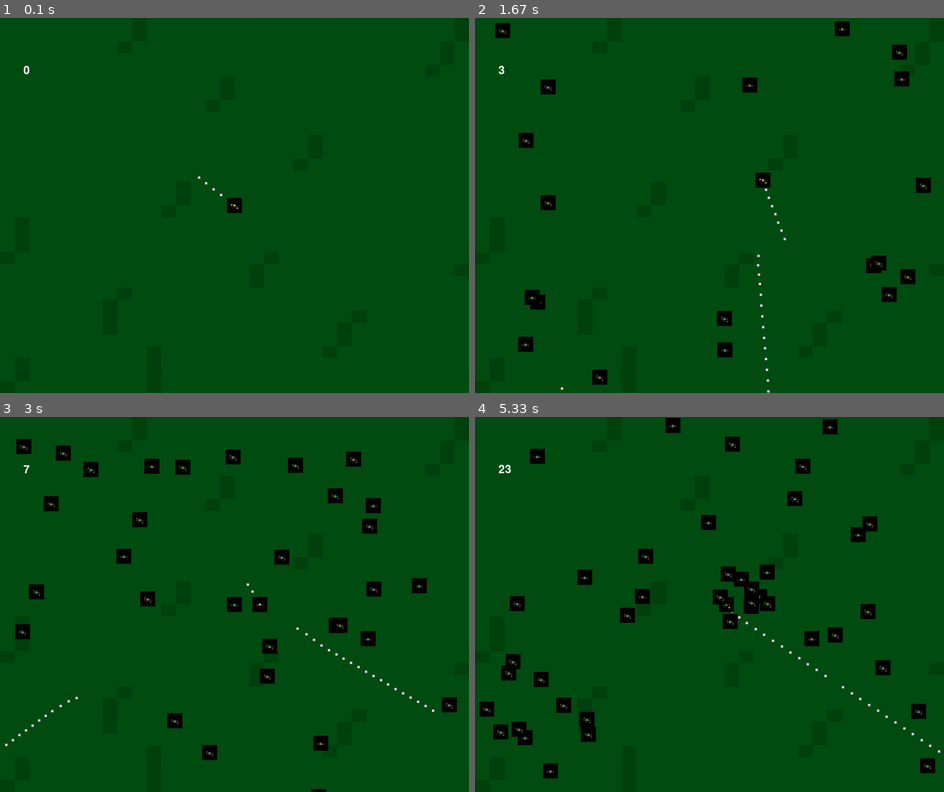
Above: before the commit, frames 1-4 (two rows, left to right).
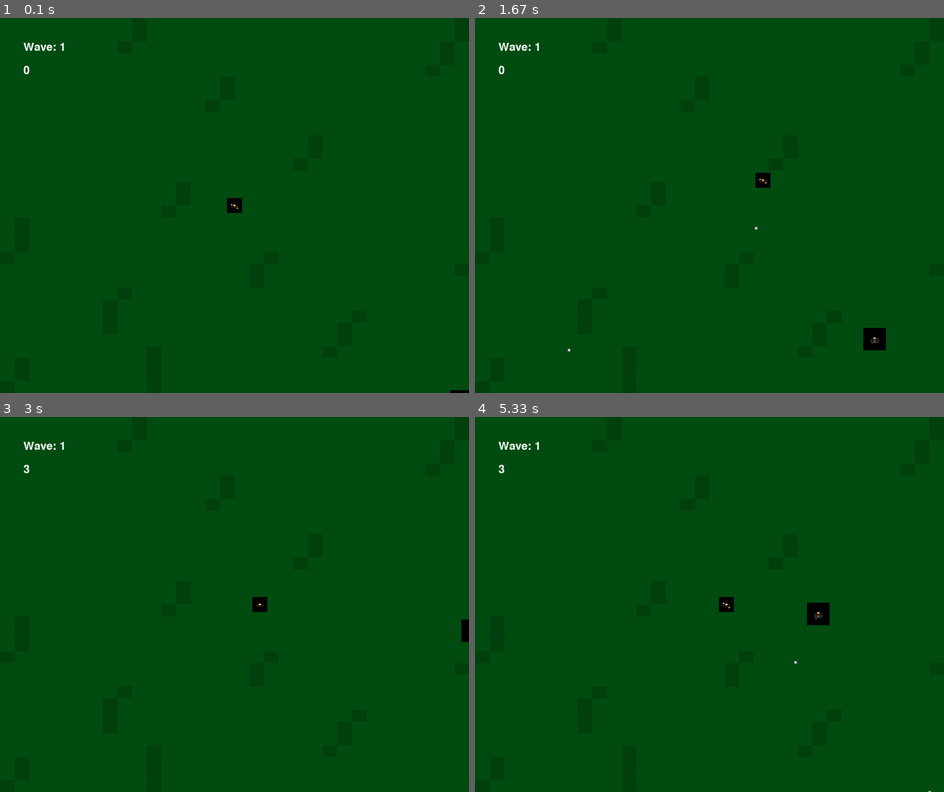
Above: after the commit, the same moments.

Repository: NotMrW/pygamesixtynine
Game: pygame game, started from main.py
The game is run twice, just before and just after one commit, with the same random seed, the same clock (stepped at 60 frames per second) and the same inputs.
Inputs (mouse positions are in pixels of both pictures, inside the frame that each line leads up to):
- Up to frame 1 (0.1 s): no input
- Up to frame 2 (1.67 s): tap Space at 0.33, 0.73, 1.03, 1.23, 1.57 s; hold Right 0.67-1.13 s; move the mouse to (690, 220) at 0.7 s; hold Up 1.17-1.47 s; move the mouse to (709, 231) at 1.2 s; hold Right from 1.5 s (still down); move the mouse to (756, 288) at 1.53 s
- Up to frame 3 (3 s): tap Space at 1.87, 2.07, 2.37, 2.63, 2.97 s; release Right at 1.97 s; hold Left 2-2.53 s; move the mouse to (89, 690) at 2.03 s; hold Down 2.57-2.87 s; move the mouse to (408, 735) at 2.6 s; hold Left from 2.9 s (still down); move the mouse to (112, 465) at 2.93 s
- Up to frame 4 (5.33 s): tap Space at 3.27, 3.4, 3.8, 4.1, 4.47, 4.87, 5.17 s; release Left at 3.3 s; hold Up 3.33-3.7 s; move the mouse to (596, 529) at 3.37 s; hold Right 3.73-4.37 s; move the mouse to (686, 702) at 3.77 s; hold Down 4.4-4.77 s; move the mouse to (709, 649) at 4.43 s; hold Left 4.8-5.27 s; move the mouse to (887, 747) at 4.83 s; hold Right from 5.3 s (still down)

The runs differ from the first frame. In frame 1, 0.1% of the frame differs, in the area x 5-100%, y 6-100%; in frame 2, 2.8%; in frame 3, 4.1%; in frame 4, 5.5%, in the area x 0-100%, y 0-100%.

Commit message:
big changes

Diff:
--- a/bullet.py
+++ b/bullet.py
@@ -21,15 +21,16 @@
         self.direction = self.get_direction(game) #WHICH WAY WE HEADED?
 
     def get_direction(self, game):
-        """'Which wey do I go?'"""
-        mouse_at_fire = pygame.mouse.get_pos() #GO TO THAT WIERD TRIANGLE!
-        distance = [ #How far?
-            mouse_at_fire[0] - game.player.x, #That far horizontally
-            mouse_at_fire[1] - game.player.y #that far vertically
+        """Calculate the direction of the bullet based on mouse position relative to the player."""
+        mouse_at_fire = pygame.mouse.get_pos()  # Get mouse position
+        distance = [
+            mouse_at_fire[0] - self.x,  # Use bullet's x position
+            mouse_at_fire[1] - self.y   # Use bullet's y position
         ]
-        normalize = math.sqrt(distance[0]**2 + distance[1]**2) #normalize dat sexy distance
-        self.direction = [distance[0]/normalize, distance[1]/normalize] #OHH, so that's the direction we're going...
-        return self.direction #Direction received, firing in...fuck it
+        normalize = math.sqrt(distance[0]**2 + distance[1]**2)  # Normalize the distance
+        if normalize == 0:  # Prevent division by zero
+            return [0, 0]
+        return [distance[0] / normalize, distance[1] / normalize]  # Return normalized direction
 
     def draw(self, game):
         """FIRE!"""
--- a/enemy.py
+++ b/enemy.py
@@ -12,6 +12,7 @@
         super().__init__()
         self.game = game
         self.settings = game.settings
+        self.hp = 1
         spawn = random.choice(['top', 'bottom', 'left', 'right'])
         if spawn == 'top':
             self.x = random.randint(0, self.settings.screen_WIDTH)
@@ -60,3 +61,61 @@
     def draw(self, game):
         """Draw them little shits"""
         game.screen.blit(self.image, self.rect.topleft)
+
+
+
+class BigEnemy(pygame.sprite.Sprite):
+    def __init__(self, game):
+        """Initialize da Fucker"""
+        super().__init__()
+        self.game = game
+        self.settings = game.settings
+        self.hp = 3
+        spawn = random.choice(['top', 'bottom', 'left', 'right'])
+        if spawn == 'top':
+            self.x = random.randint(0, self.settings.screen_WIDTH)
+            self.y = 0
+        elif spawn == 'bottom':
+            self.x = random.randint(0, self.settings.screen_WIDTH)
+            self.y = self.settings.screen_HEIGHT
+        elif spawn == 'left':
+            self.x = 0
+            self.y = random.randint(0, self.settings.screen_HEIGHT)
+        elif spawn == 'right':
+            self.x = self.settings.screen_WIDTH
+            self.y = random.randint(0, self.settings.screen_HEIGHT)
+
+        self.spritesheet = SpriteSheet(r"sprites\bigguyWalk.png")
+        self.sprites = self.spritesheet.get_images(0,0,48,48,8)
+        self.image = self.sprites[0]
+
+        self.rect = self.image.get_rect()
+        self.rect.center = game.rect.center
+
+        self.frame = 0
+
+    def update(self, player):
+        """Update the BEEG mf"""
+        if player:  # Ensure player is not None
+            self.target = player.rect.center
+            distance = [
+                self.target[0] - self.x,
+                self.target[1] - self.y
+            ]
+            normalize = math.sqrt(distance[0]**2 + distance[1]**2)
+
+            if normalize > 0:  # Prevent division by zero
+                self.direction = [distance[0] / normalize, distance[1] / normalize]
+                speed = 2  # Set a speed for the enemy
+                self.x += self.direction[0] * speed
+                self.y += self.direction[1] * speed
+
+            self.rect.topleft = (self.x, self.y)
+
+        if self.game.frame_count % 15 == 0:
+            self.frame = (self.frame+1)% len(self.sprites)
+        self.image = self.sprites[self.frame]
+
+    def draw(self, game):
+        """Draw them little shits"""
+        game.screen.blit(self.image, self.rect.topleft)
--- a/main.py
+++ b/main.py
@@ -7,6 +7,7 @@
 from settings import Settings
 from player import Player
 from enemy import Enemy
+from enemy import BigEnemy
 from bullet import Bullet
 
 
@@ -16,7 +17,7 @@
     def __init__(self):
         """Initialize da Gaem"""
         mixer.init()
-        mixer.music.load("")
+        mixer.music.load("Audio\The _Beginning nor End_..mp3")
         mixer.music.set_volume(0.7)
         mixer.music.play()
         self.settings = Settings() #initialize settings
@@ -30,17 +31,20 @@
         self.font = pygame.font.Font(None, 36) #get a font for the score
         self.score_surface = self.font.render(str(self.score), True, (255, 255, 255)) #render the score as a surface
 
+
         self.player = Player(self) #initialize player
 
         self.bullets = pygame.sprite.Group() #stuff the bulltes in one, plural group
         self.enemies = pygame.sprite.Group() #Get the little shits into a plural group
-        self.enemy_number = len(self.enemies)
+        self.big_enemies = pygame.sprite.Group()
+
         self.dead_enemy_number = self.score
         self.enemies_spawned = 0
 
         self.wave_number = 1
+        self.wave_surface = self.font.render(f"Wave: {self.wave_number}", True, (255, 255, 255))
         self.spawn_counter = 0
-        self.level_threshold = self.wave_number * 100
+        self.level_threshold = self.wave_number * 10
 
 
         self.score = 0
@@ -71,6 +75,9 @@
                         self.player.moving_up = True
                     if event.key == pygame.K_s or event.key == pygame.K_DOWN:
                         self.player.moving_down = True
+                    if event.key == pygame.K_SPACE:
+                        bullet  = Bullet(self)
+                        self.bullets.add(bullet)
 
                 if event.type == pygame.KEYUP:
                     if event.key == pygame.K_a or event.key == pygame.K_LEFT:
@@ -87,17 +94,25 @@
             bg_image = pygame.transform.scale(bg_image, (self.settings.screen_WIDTH, self.settings.screen_HEIGHT))
             game.screen.blit(bg_image, (0, 0))
             game.screen.blit(self.score_surface, (50,100))
+            self.wave_surface = self.font.render(f"Wave: {self.wave_number}", True, (255, 255, 255))
+            game.screen.blit(self.wave_surface, (50, 50))
 
-            #collisions = pygame.sprite.spritecollide(self.player, self.enemies, True) #Player/Little_shit collisions
+            #killplayer_collisions = pygame.sprite.spritecollide(self.player, self.enemies, True) #Player/Little_shit collisions
             killenemy_collisions = pygame.sprite.groupcollide(self.bullets, self.enemies, True, True) #Bullet/Little_shit collisions
+            killbigenemy_collisions = pygame.sprite.groupcollide(self.bullets, self.big_enemies, True, True)
 
             if killenemy_collisions:
-                self.score += 1
+                total_enemies_hit = sum(len(enemies) for enemies in killenemy_collisions.values())
+                self.score += total_enemies_hit  # Add the total to the score
+                self.score_surface = self.font.render(str(self.score), True, (255, 255, 255))
+                self.dead_enemy_number = self.score
+            if killbigenemy_collisions:
+                total_bigenemies_hit = sum(len(bigenemies) for bigenemies in killbigenemy_collisions.values())
+                self.score += total_bigenemies_hit*3  # Add the total to the score
                 self.score_surface = self.font.render(str(self.score), True, (255, 255, 255))
                 self.dead_enemy_number = self.score
 
-            bullet = Bullet(self) #stuff the bullet into a variable
-            self.bullets.add(bullet) #stuff the bullet variable into a plural list
+
             for bullet in self.bullets: #check dem bullets
                 if bullet.rect.left > self.settings.screen_WIDTH or bullet.rect.right < 0: #kill the bullets if they go off-screen
                     bullet.kill() #KILL
@@ -107,27 +122,35 @@
                 bullet.update() #Updates them there bullets
 
             enemy = Enemy(self) #just stuff the enemies into a single variable, this is beyond explaination
+            bigenemy = BigEnemy(self)
 
 
 
             self.player.update()
             self.player.draw(self) #draw the player
-            if random.random() >.8 and self.enemies_spawned < self.level_threshold: #Oh, we have GAMBLING?! RANDOMIZATION?!
+            print(self.enemies_spawned <= self.level_threshold, self.enemies_spawned, self.level_threshold)
+
+            if len(self.big_enemies) < 1:
+                self.big_enemies.add(bigenemy)
+            for bigenemy in self.big_enemies:
+                bigenemy.draw(self)
+                bigenemy.update(self.player)
+            """if random.random() >.8 and self.enemies_spawned < self.level_threshold: #Oh, we have GAMBLING?! RANDOMIZATION?!
                 self.enemies.add(enemy) #spawn the cannon fodder
                 self.enemies_spawned += 1
             for enemy in self.enemies: #Gotta check the WHOLE DAMN LIST OF ENEMIES
                 #if random.random() < self.settings.ENEMY_FLASH_RATE: #Hmm...
                 enemy.draw(self) #OH, that makes more sense in terms of "flash_rate"
-                enemy.update(self.player) #draw those little shits
+                enemy.update(self.player) #draw those little shits"""
             pygame.display.flip() #flippity flip; We actually don't know what this does #Google what it does instead of writing a useless comment.
-            self.enemy_number = len(self.enemies)
-            if self.score == self.level_threshold:
+
+            if self.score >= self.level_threshold: #check if score == level score threshold
                 self.wave_number += 1
                 self.enemies_spawned = 0
-                self.level_threshold = self.wave_number*100
+                self.previous_level_threshold = self.level_threshold
+                self.level_threshold = self.wave_number*10+self.previous_level_threshold
             self.clock.tick(self.settings.FPS) #initalizes frame rate
             self.frame_count += 1
-            print(self.dead_enemy_number, self.enemy_number, self.enemies_spawned, self.wave_number)
 
 
 game = Game() #Define gaem as Gaem
--- a/map.py
+++ /dev/null
@@ -1 +0,0 @@
-#this seems so barren...
--- a/player.py
+++ b/player.py
@@ -16,7 +16,6 @@
         self.spritesheet = SpriteSheet("sprites\manWalk.png")
         self.sprites = self.spritesheet.get_images(0,0,32,32,8)
         self.image = self.sprites[0]
-        self.inventory = [] #mechanic: only FIVE items at a time
         self.rect = self.image.get_rect()
         self.rect.center = game.rect.center
 
@@ -60,20 +59,6 @@
         #how tf do we check collisions for Player/Little_Shit?
 
 
-    def check_hidden(self, game, map):
-        """Hidden? Hidden."""
-        #Need to check Player/Hiding_Place collisions
-
-
-    def pickUp(self, inv, newItem):
-        """Too many items, I am now overencumbered, damn"""
-        if len(inv) >= 5:
-            pass
-        else:
-            inv.append(newItem)
-            pass
-        return inv
-
     def __str__(self):
         return f"Player at {self.x, self.y} - Rect: {self.rect.topleft}"
     #how will we add a flashlight mechanic?
